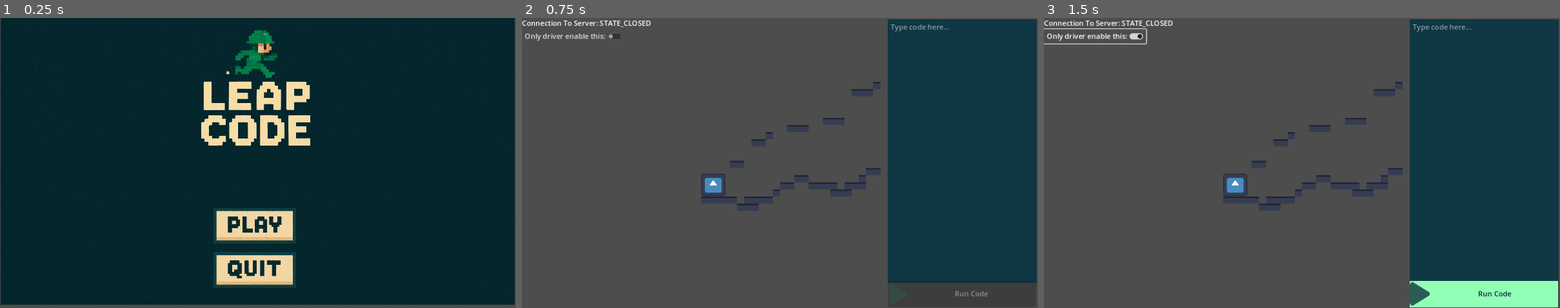
Above: before the commit, frames 1-3 (left to right).
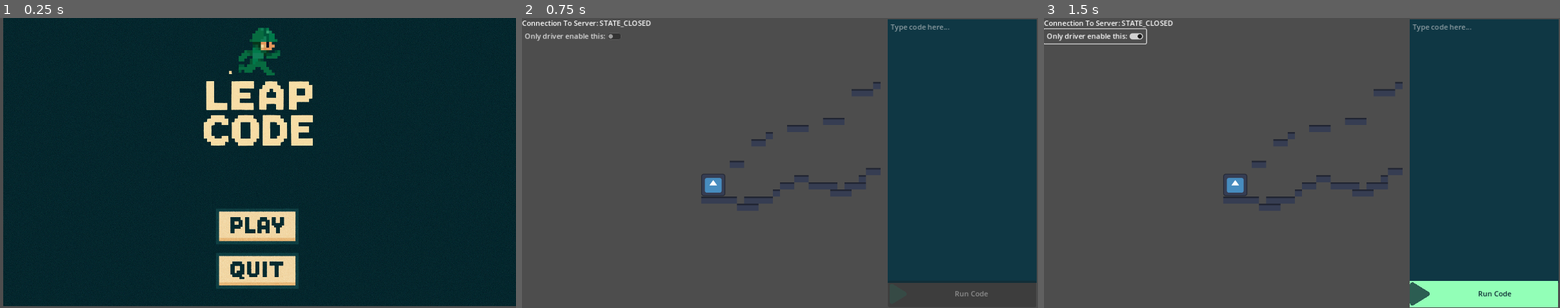
Above: after the commit, the same moments.

Repository: tplatt-coursework/Modern-Web-Technologies---Group-Project
Game: Godot game, scene res://menu.tscn
Same seed, same stepped clock (60 frames per second), same inputs: the game is played once before the commit and once after it. The engine's default icon, where the game draws it, is replaced by a stand-in: a white triangle on a blue panel in a dark square.
Inputs:
- Up to frame 1 (0.25 s): no input
- Up to frame 2 (0.75 s): click "Play" at 0.5 s
- Up to frame 3 (1.5 s): click "Only driver enable this:" at 1.25 s

The runs differ from the first frame. In frame 1, 4.5% of the frame differs, in the area x 0-100%, y 0-100%; in frame 2, nothing differs; in frame 3, nothing differs.

Commit message:
Fixed menu character

Diff:
--- a/game-project/menu.tscn
+++ b/game-project/menu.tscn
@@ -1,8 +1,8 @@
 [gd_scene load_steps=4 format=3 uid="uid://bs5dnasrxclwr"]
 
 [ext_resource type="Script" path="res://menu.gd" id="1_q517e"]
-[ext_resource type="Texture2D" uid="uid://b6svuilrpkhgu" path="res://menu/451f8f19-76e6-4b9a-a094-09f4b0c07cf5.png" id="2_4ul5g"]
 [ext_resource type="AudioStream" uid="uid://dedyjltoxsjbm" path="res://menu/MenuMusic.mp3" id="3_v2kav"]
+[ext_resource type="Texture2D" uid="uid://bwroiyod0d0gp" path="res://menu/451f8f19-76e6-4b9a-a094-09f4b0c07cf5 (1).png" id="3_ymxmf"]
 
 [node name="Menu" type="Control"]
 layout_mode = 3
@@ -16,11 +16,6 @@
 grow_horizontal = 2
 grow_vertical = 2
 script = ExtResource("1_q517e")
-
-[node name="451f8f19-76e6-4b9a-a094-09f4b0c07Cf5" type="Sprite2D" parent="."]
-position = Vector2(510, 293)
-scale = Vector2(0.623218, 0.625732)
-texture = ExtResource("2_4ul5g")
 
 [node name="MarginContainer" type="MarginContainer" parent="."]
 layout_mode = 1
@@ -50,5 +45,10 @@
 volume_db = -0.987
 autoplay = true
 
+[node name="451f8f19-76e6-4b9a-a094-09f4b0c07Cf5(1)" type="Sprite2D" parent="."]
+position = Vector2(515.75, 293.5)
+scale = Vector2(0.623846, 0.629883)
+texture = ExtResource("3_ymxmf")
+
 [connection signal="pressed" from="MarginContainer/VBoxContainer/Play" to="." method="_on_play_pressed"]
 [connection signal="pressed" from="MarginContainer/VBoxContainer/Quit" to="." method="_on_quit_pressed"]
Binary file added: game-project/menu/451f8f19-76e6-4b9a-a094-09f4b0c07cf5 (1).png
Not shown, added: game-project/menu/451f8f19-76e6-4b9a-a094-09f4b0c07cf5 (1).png.import
